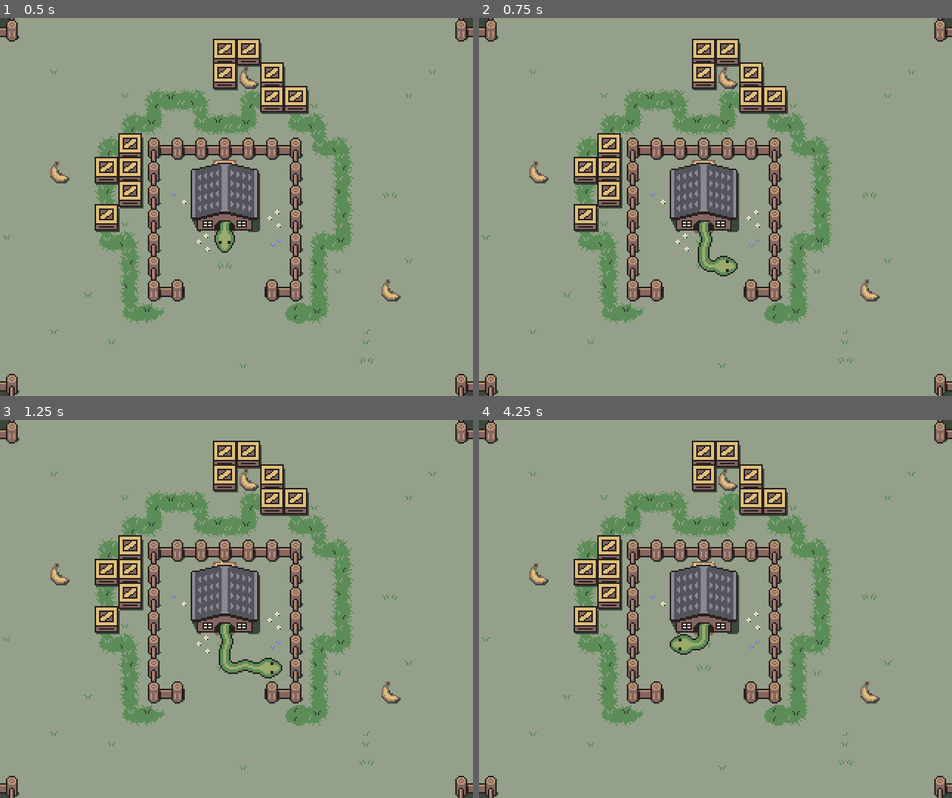
Above: before the commit, frames 1-4 (two rows, left to right).
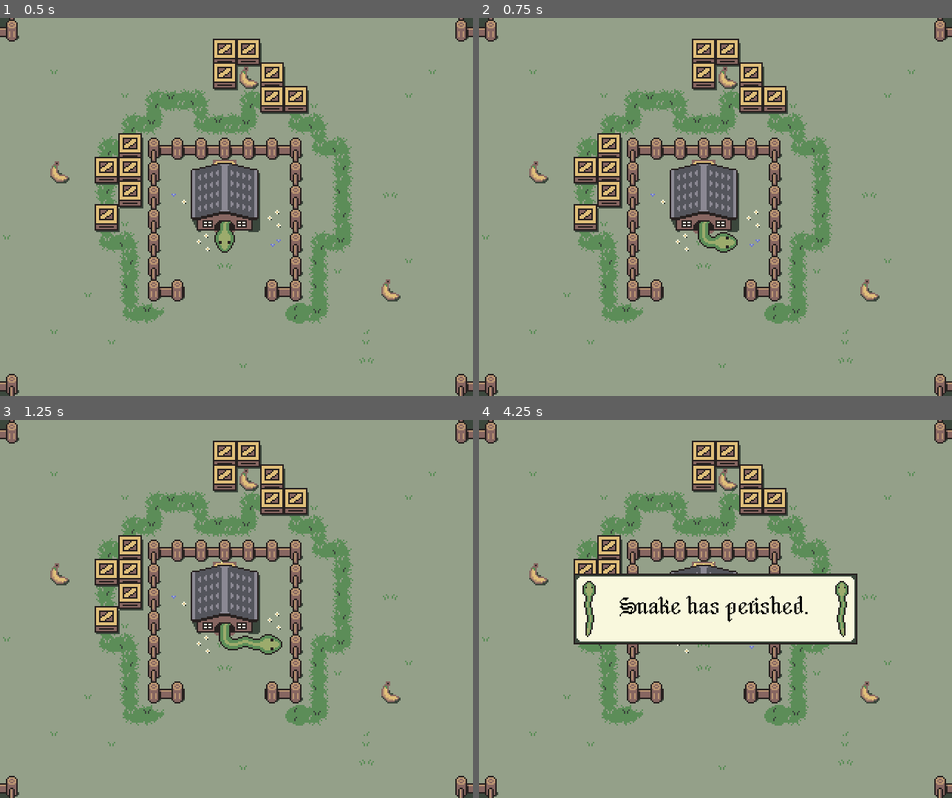
Above: after the commit, the same moments.

Repository: kalgynirae/ld59
Game: Godot game, scene res://scenes/game.tscn
The game is run twice, just before and just after one commit, with the same random seed, the same clock (stepped at 60 frames per second) and the same inputs.
Inputs:
- Up to frame 1 (0.5 s): no input
- Up to frame 2 (0.75 s): hold L (move_right) from 0.53 s (still down); tap E (extend) at 0.6 s
- Up to frame 3 (1.25 s): keep holding L (move_right)
- Up to frame 4 (4.25 s): release L (move_right) at 1.28 s; hold J (move_down) 1.28-2.03 s; tap K (die) at 1.35, 3.6 s; tap E (extend) at 1.55, 2.1, 2.85, 3.8 s; tap Enter at 2 s; hold L (move_right) 2.03-2.78 s; tap Space at 2.75 s; hold = (speed_up) 2.78-3.53 s; hold H (move_left) from 3.53 s (still down)

Frame 1 is identical in both runs. In frame 2, 0.7% of the frame differs, in the area x 46-55%, y 56-69%; in frame 3, 1.0%; in frame 4, 11%, in the area x 20-80%, y 40-63%.

Commit message:
Restore snake in a collapsed form; don't restore food

Diff:
--- a/scenes/game.gd
+++ b/scenes/game.gd
@@ -18,7 +18,6 @@
 var current_move_speed: int = 1
 var current_screen_coords: Vector2i = Vector2i(0, 0)
 var current_hp: int = 5
-var saved_food_state: Dictionary[Node, bool] = {}
 var saved_snake_state = null
 var active_shape: Shape = Shape.None
 var desert_harmful: bool = true
@@ -112,10 +111,10 @@
 	if Input.is_action_just_pressed("move_up"):
 		if $Map/Snake.head_direction() != "down":
 			current_direction = "up"
-	if Input.is_action_just_pressed("extend"):
-		$Map/Snake.extend($Map/Snake.head_direction())
-		if change_screen():
-			save_state()
+	#if Input.is_action_just_pressed("extend"):
+		#$Map/Snake.extend($Map/Snake.head_direction())
+		#if change_screen():
+			#save_state()
 	if Input.is_action_just_pressed("die"):
 		set_mode(Mode.Dead)
 	if Input.is_action_just_pressed("speed_up"):
@@ -131,17 +130,10 @@
 	set_mode(Mode.Running)
 
 func save_state() -> void:
-	saved_food_state = {}
-	for food in $Map/food.get_children():
-		saved_food_state[food] = food.save_state()
-	saved_snake_state = [$Map/Snake.save_state(), current_direction]
+	saved_snake_state = [$Map/Snake.gridlocs[0], $Map/Snake.head_direction()]
 
 func restore_state() -> void:
-	for food in $Map/food.get_children():
-		food.restore_state(saved_food_state[food])
-
-	$Map/Snake.restore_state(saved_snake_state[0])
-	$Map/Snake.set_power_level(count_power_sources())
+	$Map/Snake.rebuild_snake(saved_snake_state[0], saved_snake_state[1])
 	current_direction = saved_snake_state[1]
 
 func resurrect() -> void:
--- a/scenes/snake.gd
+++ b/scenes/snake.gd
@@ -37,6 +37,14 @@
 	for i in range(gridlocs.size(), parts.size()):
 		parts.pop_back().queue_free()
 	sync_snake_parts(state[2], true)
+
+func rebuild_snake(loc: Vector2i, dir: String):
+	var length = gridlocs.size()
+	gridlocs.clear()
+	for part in parts:
+		part.queue_free()
+	parts.clear()
+	init(loc, dir, length)
 
 func start_at(loc: Vector2i, dir: String):
 	gridlocs.append(loc)
